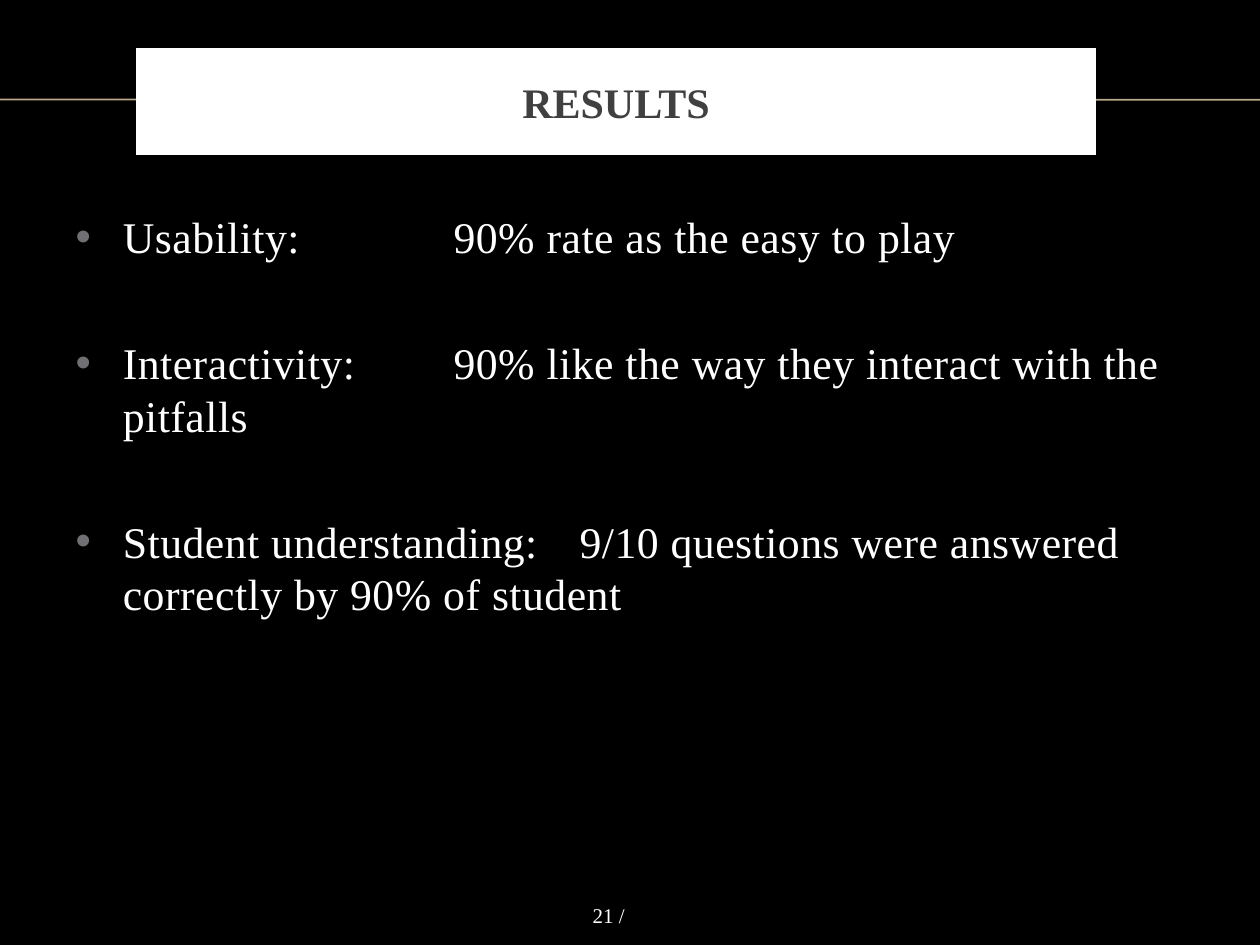
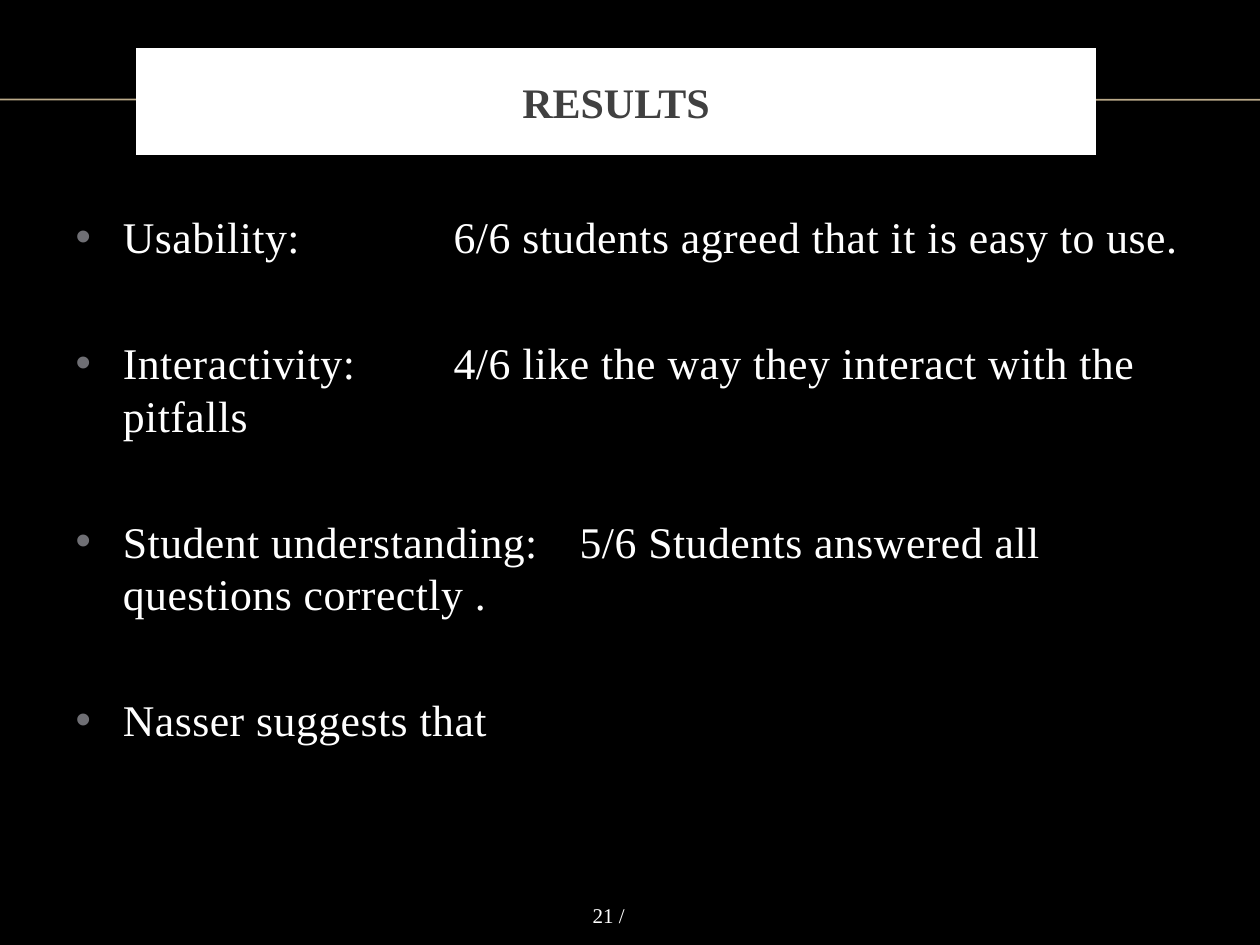
Before and after one commit to vong-srey/Paravantage, a slide deck: slide 21 of Presentation.pptx. Drawn at 1260x945 pixels with LibreOffice and Linux fonts; fonts in the diff are those of the drawing; background and template pictures are left out. Boxes give left, top, right and bottom in pixels: in the first picture for what was removed or moved away, otherwise in the second. Text is boxed around its words. In the diff, an @@ line names an element or a change of style, - is before the commit and + after.

```diff
--- a/Presentation.pptx
+++ b/Presentation.pptx
@@ text at bbox=[123, 222, 1177, 745]: text changed @@
-• Usability: 90% rate as the easy to play
-• Interactivity: 90% like the way they interact with the pitfalls
-• Student understanding: 9/10 questions were answered correctly by 90% of student
+• Usability: 6/6 students agreed that it is easy to use.
+• Interactivity: 4/6 like the way they interact with the pitfalls
+• Student understanding: 5/6 Students answered all questions correctly .
+• Nasser suggests that
```
Also in this commit, not shown: 5 other slides changed, 1 slide added, 2 slides removed.
